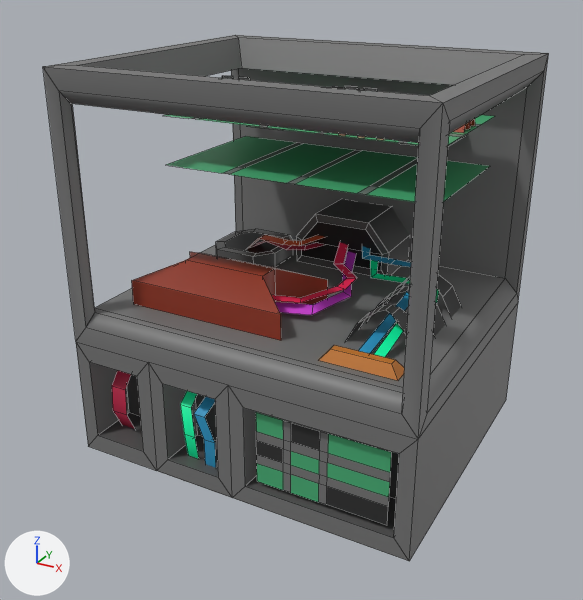
One commit to the FBX model Assets/Art/Models/Furniture/Machines/MachineFrame.fbx: the scene before it, then after it.
One viewpoint serves both versions: a 50 mm camera at (0.779, -1.498, 1.064) aimed at (-0.015, -0.055, 0.342). Arrows for +X, +Y and +Z are at lower left; the lights stay in place. Mesh edges are drawn as thin lines. Where no turn or scale is listed for an object, it has been applied to the vertices.

The older version as bpy lines, for what is in view:
```python
me_machineframe = bpy.data.meshes.new('MachineFrame')
me_machineframe.from_pydata(...)  # 204 vertices, 154 faces; spans x -0.395..0.395, y 0.0..0.853, z -0.339..0.339
me_machineframe.materials.append(mat_palette05)  # picture img_palette05_png
me_machineframecircuitboard = bpy.data.meshes.new('MachineFrameCircuitBoard')
me_machineframecircuitboard.from_pydata(...)  # 432 vertices, 164 faces; spans x -0.317..0.342, y -0.13..0.449, z 0.053..0.788
me_machineframecircuitboard.materials.append(mat_palette05)  # picture img_palette05_png
me_machineframewires = bpy.data.meshes.new('MachineFrameWires')
me_machineframewires.from_pydata(...)  # 96 vertices, 39 faces; spans x -0.348..0.294, y -0.136..0.375, z 0.032..0.419
me_machineframewires.materials.append(mat_palette05)  # picture img_palette05_png
ob_machineframe = bpy.data.objects.new('MachineFrame', me_machineframe)
ob_machineframe.location = (0.0, 0.0, 0.0)
ob_machineframe.rotation_euler = (1.571, 0.0, 0.0)  # degrees (90, 0, 0)
ob_machineframecircuitboard = bpy.data.objects.new('MachineFrameCircuitBoard', me_machineframecircuitboard)
ob_machineframecircuitboard.location = (0.0, -0.195, 0.0)
ob_machineframewires = bpy.data.objects.new('MachineFrameWires', me_machineframewires)
ob_machineframewires.location = (0.0, -0.195, 0.0)
```
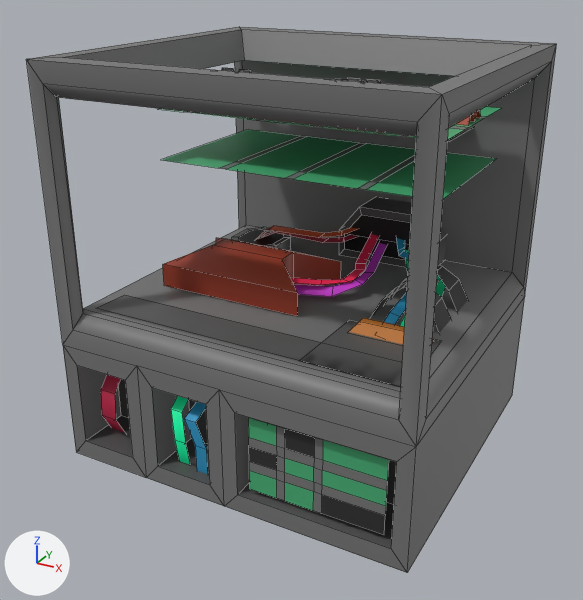
Commit message: Add part slots to machine frame
Add part slots to machine frame

The change, as a diff of the scene's bpy script:
```diff
--- a/Assets/Art/Models/Furniture/Machines/MachineFrame.fbx.py
+++ b/Assets/Art/Models/Furniture/Machines/MachineFrame.fbx.py
@@ me_machineframewires @@
-me_machineframewires.from_pydata(...)  # 96 vertices, 39 faces; spans x -0.348..0.294, y -0.136..0.375, z 0.032..0.419
+me_machineframewires.from_pydata(...)  # 96 vertices, 39 faces; spans x -0.355..0.3, y -0.148..0.52, z 0.033..0.427
+# me_machineframewires part 1: the loose piece of 8 vertices spanning x -0.348..-0.287, y -0.124..-0.063, z 0.032..0.207 is scaled about the mesh origin by (1.02, 1.09, 1.02)
+# me_machineframewires part 2: the loose piece of 8 vertices spanning x -0.146..-0.094, y -0.136..-0.063, z 0.04..0.207 is scaled about the mesh origin by (1.02, 1.09, 1.02)
+# me_machineframewires part 3: the loose piece of 8 vertices spanning x -0.098..-0.049, y -0.13..-0.063, z 0.036..0.207 is scaled about the mesh origin by (1.02, 1.09, 1.02)
+# me_machineframewires part 4: 72 of 96 vertices moved; they spanned x -0.235..0.294, y -0.05..0.375, z 0.341..0.419 and now span x -0.24..0.3, y 0.063..0.52, z 0.348..0.427; mean shift (0.024, 0.077, 0.008); largest move (-0.059, 0.375, 0.419) -> (0.007, 0.52, 0.427)
 me_machineframewires.materials.append(mat_palette05)
@@ me_machineframe @@
 # used by ob_machineframe; location = (0.0, 0.0, 0.0); rotation_euler = (1.571, 0.0, 0.0), in degrees (90, 0, 0)
-me_machineframe.from_pydata(...)  # 204 vertices, 154 faces; spans x -0.395..0.395, y 0.0..0.853, z -0.339..0.339
+me_machineframe.from_pydata(...)  # 197 vertices, 150 faces; spans x -0.403..0.403, y 0.0..0.87, z -0.37..0.37
+# me_machineframe part 6: the loose piece of 72 vertices spanning x -0.395..0.395, y 0.0..0.853, z -0.339..0.339 is scaled about the mesh origin by (1.02, 1.02, 1.09)
+# me_machineframe part 7: the loose piece of 18 vertices spanning x -0.123..0.123, y 0.34..0.472, z -0.311..-0.166 is scaled about its middle by (1.02, 1.02, 0.681), then moved by (0.083, 0.008, -0.052)
+# me_machineframe part 8: the loose piece of 12 vertices spanning x -0.246..0.246, y 0.67, z -0.307..-0.142 is scaled about its middle by (1.02, 1, 1.09), then moved by (0.0, 0.013, -0.021)
+# me_machineframe part 9: the loose piece of 14 vertices spanning x 0.172..0.331, y 0.33..0.417, z 0.006..0.074 is scaled about its middle by (1.02, 1.02, 1.09), then moved by (0.005, 0.007, -0.012)
+# me_machineframe part 10: the loose piece of 14 vertices spanning x 0.172..0.331, y 0.33..0.417, z -0.099..-0.031 is scaled about its middle by (1.02, 1.02, 1.09), then moved by (0.005, 0.007, -0.022)
+# me_machineframe part 11: the loose piece of 24 vertices spanning x -0.329..-0.154, y 0.337..0.371, z -0.256..-0.071 is scaled about its middle by (0.756, 0.932, 0.809), then moved by (0.006, 0.008, -0.024)
+# me_machineframe part 12: the loose piece of 16 vertices spanning x -0.31..0.063, y 0.34..0.434, z 0.03..0.238 is scaled about its middle by (0.933, 0.933, 0.999), then moved by (-0.002, 0.007, -0.098)
+# me_machineframe part 13: the loose piece of 8 vertices spanning x 0.166..0.329, y 0.34..0.364, z 0.233..0.277 is scaled about its middle by (1.02, 1.02, 1.09), then moved by (0.005, 0.007, -0.125)
+# me_machineframe part 14: the loose piece of 14 vertices spanning x 0.172..0.331, y 0.33..0.417, z 0.112..0.18 is deleted
+# me_machineframe part 15: 7 vertices added at x -0.354..0.356, y 0.349, z 0.1..0.311
 me_machineframe.materials.append(mat_palette05)
@@ me_machineframecircuitboard @@
 me_machineframecircuitboard.from_pydata(...)  # 432 vertices, 164 faces; spans x -0.317..0.342, y -0.13..0.449, z 0.053..0.788
+# me_machineframecircuitboard part 5: the whole mesh is scaled about the mesh origin by (1.02, 1.09, 1.02)
 me_machineframecircuitboard.materials.append(mat_palette05)
@@ ob_machineframewires @@
 ob_machineframewires = bpy.data.objects.new('MachineFrameWires', me_machineframewires)
-ob_machineframewires.location = (0.0, -0.195, 0.0)
+ob_machineframewires.location = (0.0, -0.213, 0.0)
@@ ob_machineframecircuitboard @@
 ob_machineframecircuitboard = bpy.data.objects.new('MachineFrameCircuitBoard', me_machineframecircuitboard)
-ob_machineframecircuitboard.location = (0.0, -0.195, 0.0)
+ob_machineframecircuitboard.location = (0.0, -0.213, 0.0)
```

Pixel boxes (x1, y1, x2, y2) of what changed, in the pictures (583 x 600 px; the box of a moved part takes in the faces that stretch with it):
'MachineFrame', reshaped
    before: (43, 35, 549, 561)
    after: (26, 27, 557, 573)
'MachineFrameCircuitBoard', mesh rescaled, moved
    before: (163, 75, 495, 525)
    after: (162, 68, 501, 535)
'MachineFrameWires', reshaped, moved (7% taller)
    before: (112, 235, 439, 467)
    after: (101, 226, 446, 474)
part 1 of me_machineframewires, moved or reshaped
    before: (112, 370, 135, 429)
    after: (101, 375, 125, 433)
part 2 of me_machineframewires, moved or reshaped
    before: (180, 391, 198, 459)
    after: (171, 396, 190, 465)
part 3 of me_machineframewires, moved or reshaped
    before: (194, 396, 216, 467)
    after: (185, 402, 208, 474)
part 4 of me_machineframewires, moved or reshaped
    before: (248, 235, 439, 357)
    after: (257, 226, 446, 327)
part 6 of me_machineframe, moved or reshaped
    before: (43, 35, 549, 561)
    after: (26, 27, 557, 573)
part 7 of me_machineframe, moved or reshaped
    before: (296, 199, 410, 276)
    after: (339, 197, 447, 268)
part 8 of me_machineframe, moved or reshaped
    before: (248, 125, 468, 146)
    after: (250, 119, 475, 142)
part 9 of me_machineframe, moved or reshaped
    before: (369, 286, 445, 336)
    after: (370, 282, 451, 333)
part 10 of me_machineframe, moved or reshaped
    before: (387, 275, 461, 318)
    after: (393, 265, 468, 312)
part 11 of me_machineframe, moved or reshaped
    before: (216, 229, 293, 267)
    after: (232, 227, 291, 251)
part 12 of me_machineframe, moved or reshaped
    before: (132, 252, 328, 340)
    after: (163, 238, 341, 316)
part 13 of me_machineframe, moved or reshaped
    before: (319, 345, 404, 381)
    after: (349, 318, 433, 344)
part 14 of me_machineframe, deleted (black)
    before: (346, 304, 408, 341)
part 15 of me_machineframe, added
    after: (96, 295, 441, 387)
